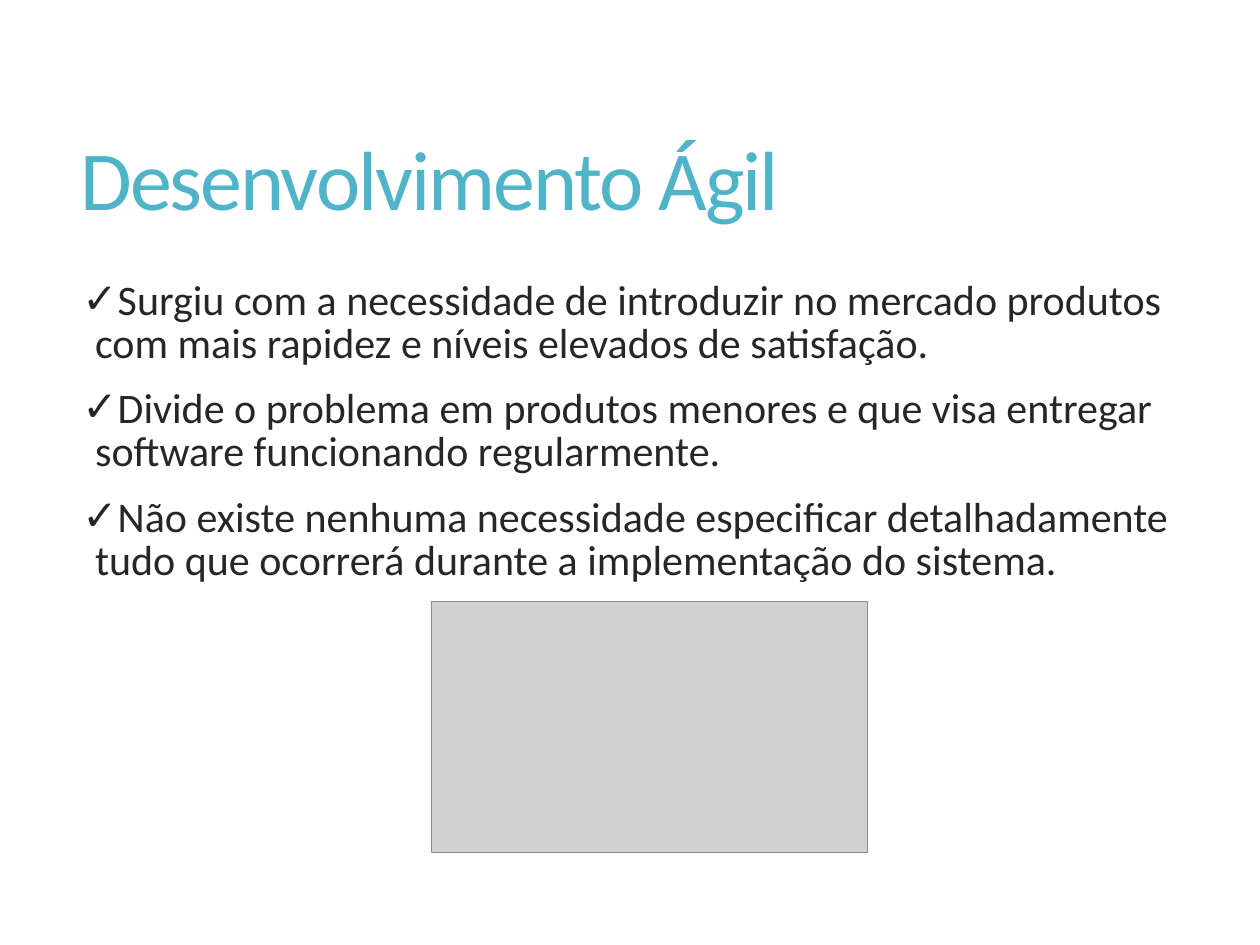
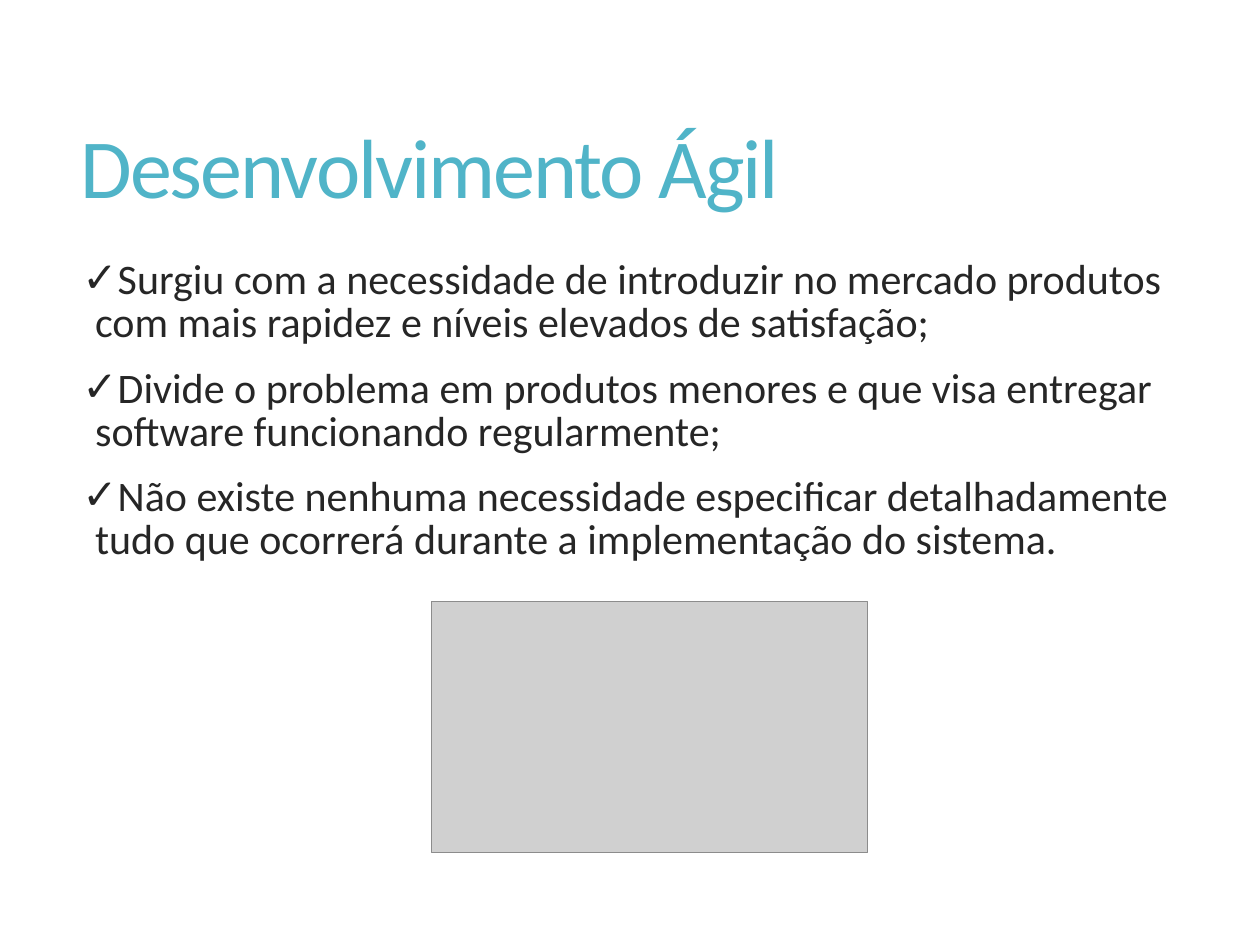
Before and after one commit to Elton-Garbin/TCC-2016, a slide deck: slide 8 of StartIdea/StartIdea.Docs/Apresentacao.pptx (slide 9 before the commit). Drawn at 1260x945 pixels with LibreOffice and Linux fonts; fonts in the diff are those of the drawing; grey boxes stand for pictures. Boxes give left, top, right and bottom in pixels: in the first picture for what was removed or moved away, otherwise in the second. Text is boxed around its words. In the diff, an @@ line names an element or a change of style, - is before the commit and + after.

```diff
--- a/StartIdea/StartIdea.Docs/Apresentacao.pptx
+++ b/StartIdea/StartIdea.Docs/Apresentacao.pptx
@@ title "Desenvolvimento Ágil": place and size @@
-title "Desenvolvimento Ágil" at box(81, 140, 779, 225)
+title "Desenvolvimento Ágil" at box(81, 129, 779, 213)
@@ text "Surgiu com a necessidade de ...": place and size @@
-text "Surgiu com a necessidade de ..." at box(95, 286, 1168, 582)
+text "Surgiu com a necessidade de ..." at box(95, 265, 1168, 561)
@@ text at box(95, 265, 1161, 454): text changed @@
-✓ Surgiu com a necessidade de introduzir no mercado produtos com mais rapidez e níveis elevados de satisfação.
-✓ Divide o problema em produtos menores e que visa entregar software funcionando regularmente.
+✓ Surgiu com a necessidade de introduzir no mercado produtos com mais rapidez e níveis elevados de satisfação;
+✓ Divide o problema em produtos menores e que visa entregar software funcionando regularmente;
```
Also in this commit, not shown: 10 other slides changed, 2 slides added, 1 slide removed.
